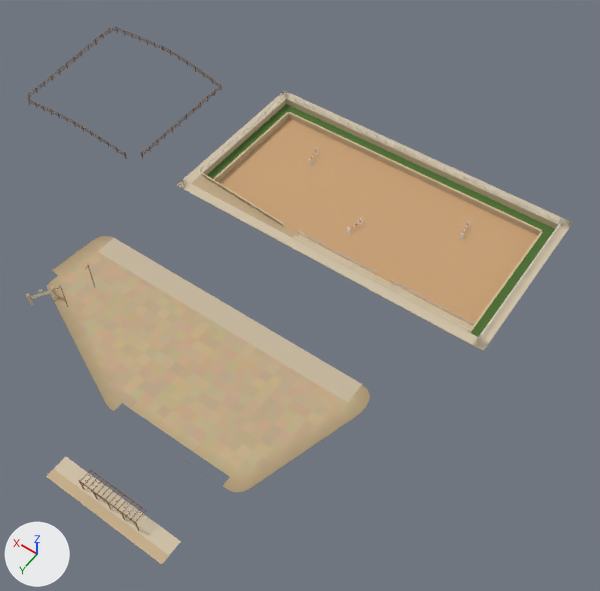
Before and after pictures for a commit that changed the glTF model games/yorimichi/assets/belmonte/meshes/SM_BM_BE_2_Grounds.glb.
Before and after are seen from a 50 mm camera at (-64.7, 58.8, 126.0) aimed at (-5.3, -24.4, -4.6). The lights are fixed; the arrows at lower left show +X, +Y and +Z. The picture after the commit comes second. Vertices at exactly the same position are counted once.

The older version as bpy lines, for what is in view:
```python
me_sm_be_2_grounds = bpy.data.meshes.new('SM_BE_2_Grounds')
me_sm_be_2_grounds.from_pydata(...)  # 5920 vertices, 8346 faces; spans x -42.1..77.1, y -69.6..33.5, z -3.3..6.8
me_sm_be_2_grounds.materials.append(mat_bm_000_m_ashlar_031)
me_sm_be_2_grounds.materials.append(mat_bm_001_m_wood_001)
me_sm_be_2_grounds.materials.append(mat_bm_002_m_cobble_001)
me_sm_be_2_grounds.materials.append(mat_bm_003_m_flag_002)
me_sm_be_2_grounds.materials.append(mat_bm_004_m_gravel_001)
me_sm_be_2_grounds.materials.append(mat_bm_005_m_sand_001)
me_sm_be_2_grounds.materials.append(mat_bm_006_m_iron_025)
me_sm_be_2_grounds.materials.append(mat_bm_007_m_vcol_020)
me_sm_be_2_grounds.materials.append(mat_bm_009_m_grass)
me_sm_be_2_grounds.materials.append(mat_bm_010_m_rubble)
ob_sm_bm_be_2_grounds = bpy.data.objects.new('SM_BM_BE_2_Grounds', me_sm_be_2_grounds)
ob_sm_bm_be_2_grounds.location = (0.0, 0.0, 0.0)
```
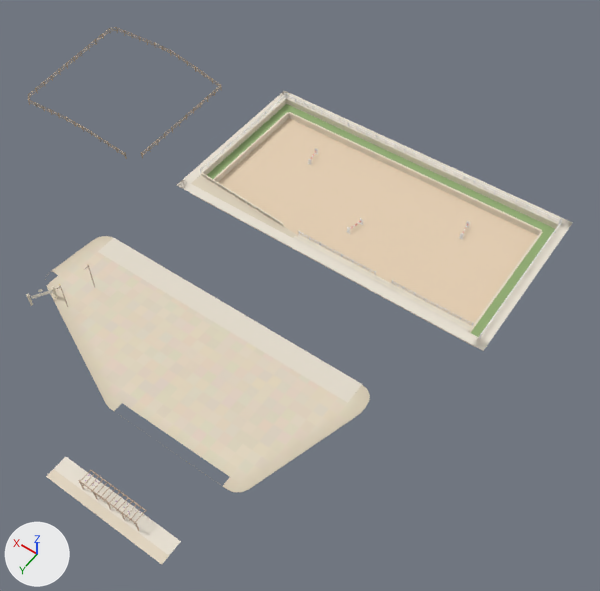
What the commit changed:
me_sm_be_2_grounds has 5920 vertices, 8346 faces and spans x -42.1..77.1, y -69.6..33.5, z -3.3..6.8.
me_sm_be_2_grounds is used by ob_sm_bm_be_2_grounds; location (0.0, 0.0, 0.0).
me_sm_be_2_grounds part 1: 2693 faces centred in x -39.1..77.1, y -66.6..31.8, z -2.9..6.3 are repainted in the vertex colours; the middle colour goes from brown #826446 to beige #bda88f.
me_sm_be_2_grounds part 2: 2267 faces centred in x -41.4..33.1, y -68.9..29.3, z -2.9..6.1 are repainted in the vertex colours; the middle colour goes from white #e6e6e1 to white #f4f4f1.
me_sm_be_2_grounds part 3: 3386 faces centred in x -41.7..35.9, y -69.2..33.5, z -3.1..6.8 are repainted in the vertex colours; the middle colour goes from beige #ccb294 to pale yellow #e7dac8.

Location of each change, (x1, y1, x2, y2) in pixels of the pictures (600 x 591 px):
part 1 of me_sm_be_2_grounds, recoloured: (28, 27, 555, 531) in both
part 2 of me_sm_be_2_grounds, recoloured: (27, 93, 567, 544) in both
part 3 of me_sm_be_2_grounds, recoloured (lighter): (26, 91, 573, 564) in both
